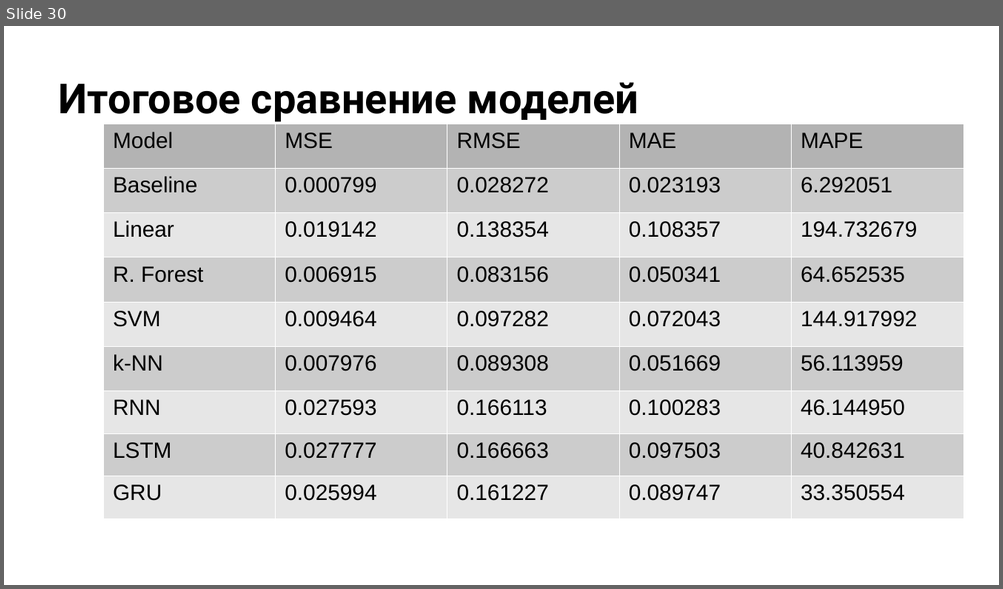
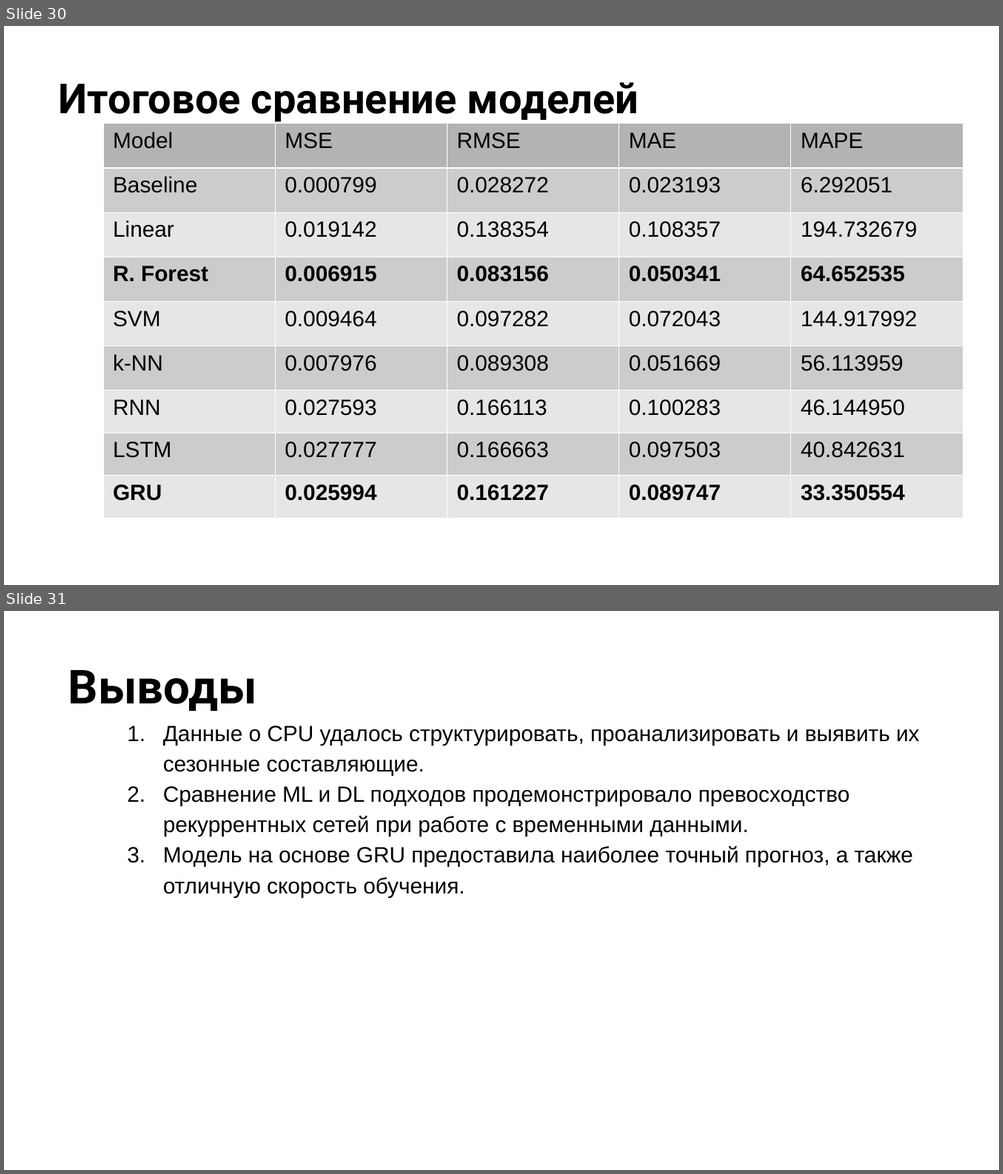
Before and after one commit to m0zart89/otus-ml-pro-2024-05, a slide deck: presentation.pptx. Shown one above the other, each under a label of ours: slide 30 before the commit, slides 30 and 31 after it. The pictures are 1003x589 and 1003x1174 pixels, drawn with LibreOffice and Linux fonts; fonts in the diff are those of the drawing; background and template pictures are left out. Boxes give left, top, right and bottom in pixels: in the first picture for what was removed or moved away, otherwise in the second. Text is boxed around its words. In the diff, an @@ line names an element or a change of style, - is before the commit and + after.

```diff
--- a/presentation.pptx
+++ b/presentation.pptx
@@ slide 31 added at <box>4,611,999,1170</box>, background picture (left out) @@
@@ title added at <box>68,670,257,711</box>, 34 pt, text #000000, bold @@
+Выводы
@@ text added at <box>163,726,919,897</box>, 16 pt, text #000000 @@
+1. Данные о CPU удалось структурировать, проанализировать и выявить их сезонные составляющие.
+2. Сравнение ML и DL подходов продемонстрировало превосходство рекуррентных сетей при работе с временными данными.
+3. Модель на основе GRU предоставила наиболее точный прогноз, а также отличную скорость обучения.
@@ slide 30 changed as well @@
@@ table at <box>103,124,964,504</box> @@
@@ bold on in "R. Forest", "0.006915", "0.083156", "0.050341" and 6 more places @@
@@ borders changed @@
```
Also in this commit, not shown: 6 other slides changed, 1 slide removed.
